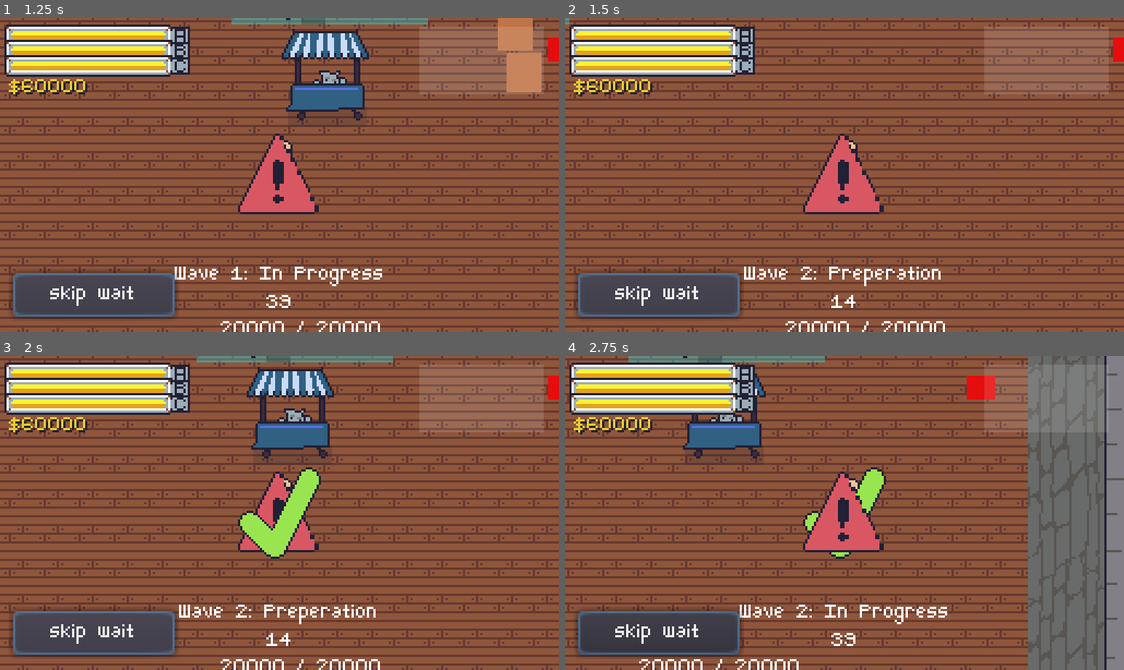
Above: before the commit, frames 1-4 (two rows, left to right).
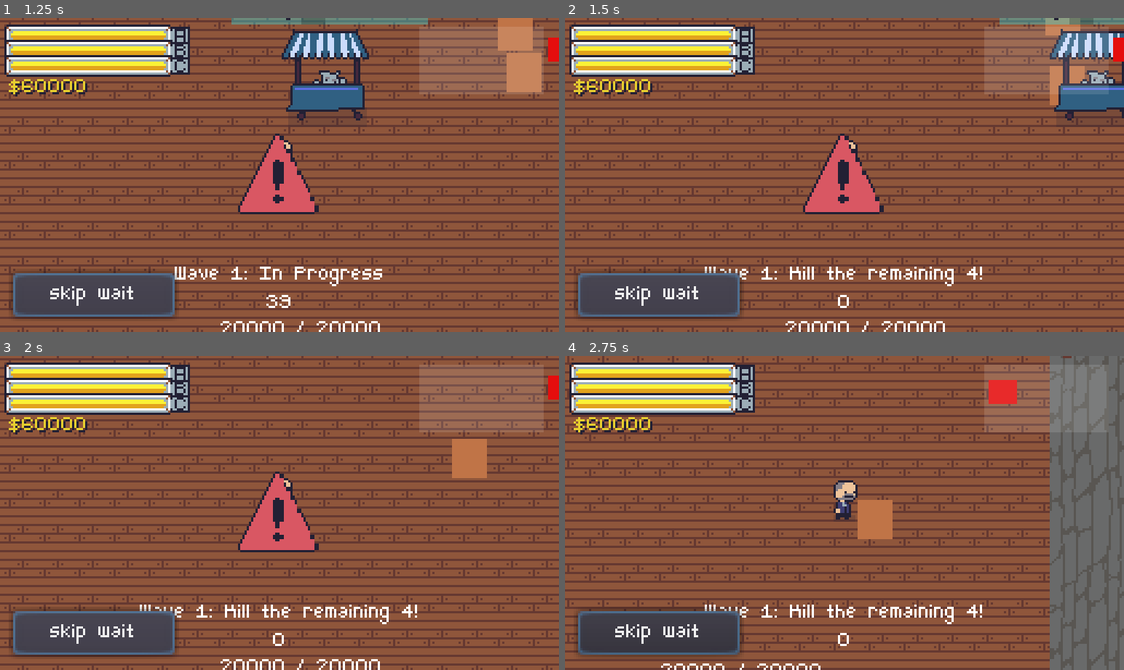
Above: after the commit, the same moments.

Repository: jiink/treasury-trouble
Game: Godot game, scene res://treasury.tscn
Two runs of this game, one before a commit and one after it. Both use one fixed random seed, a clock stepped at 60 frames per second and the inputs below.
Inputs (mouse positions are in pixels of both pictures, inside the frame that each line leads up to):
- Up to frame 1 (1.25 s): click "skip wait" at 0.5 s
- Up to frame 2 (1.5 s): click "skip wait" at 1.25 s
- Up to frame 3 (2 s): no input
- Up to frame 4 (2.75 s): move the mouse to (967, 497) at 2.02 s; hold D (right) from 2.03 s (still down); tap Space (a) at 2.1 s

Frame 1 is identical in both runs. In frame 2, 4.3% of the frame differs, in the area x 0-100%, y 0-93%; in frame 3, 6.9%; in frame 4, 45%, in the area x 0-100%, y 0-100%.

Commit message:
you have to kill all foes before preptime starts

Diff:
--- a/battle_manager.gd
+++ b/battle_manager.gd
@@ -18,6 +18,7 @@
 	PREP,
 	START_WAVE,
 	IN_PROGRESS,
+	WAIT_FOR_PLAYER,
 	}
 var state
 
@@ -31,12 +32,15 @@
 	match state:
 		PREP:
 			state_s = "Preperation"
-			for thing in get_tree().get_nodes_in_group("foes"):
-				thing.die()
+#			for thing in get_tree().get_nodes_in_group("foes"):
+#				thing.die()
 
 		IN_PROGRESS:
 			state_s = "In Progress"
-
+		WAIT_FOR_PLAYER:
+			state_s = "Kill the remaining %s!" % get_tree().get_nodes_in_group("foes").size()
+			if get_tree().get_nodes_in_group("foes").size() <= 0:
+				do_prep_time()
 
 
 	wave_info.text = "Wave %s: %s\n%s" % [wave, state_s, int(wave_timer.time_left)]
@@ -56,7 +60,7 @@
 		$spawn_timer.start(0.1)
 
 	elif state == IN_PROGRESS:
-		do_prep_time()
+		state = WAIT_FOR_PLAYER
 
 func do_prep_time():
 	state = PREP
